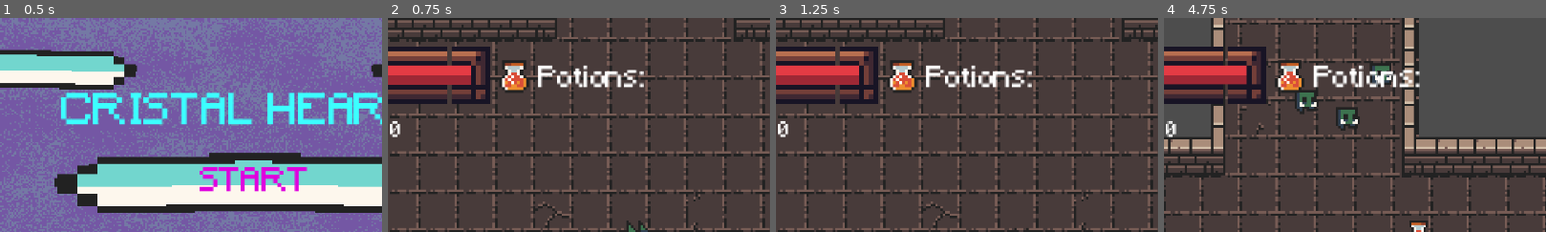
Above: before the commit, frames 1-4 (left to right).
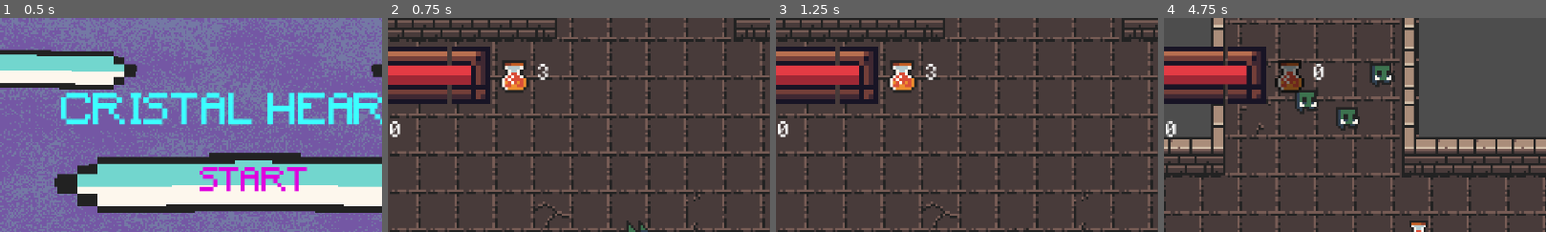
Above: after the commit, the same moments.

Repository: yoltzinbur/prueba-roguelike
Game: Godot game, scene res://Utilities/UI/MainMenu/MainMenu.tscn
Same seed, same stepped clock (60 frames per second), same inputs: the game is played once before the commit and once after it.
Inputs (mouse positions are % of the whole screen's width and height, from its top left):
- Up to frame 1 (0.5 s): no input
- Up to frame 2 (0.75 s): click "START" at 0.5 s
- Up to frame 3 (1.25 s): no input
- Up to frame 4 (4.75 s): tap Enter (enter) at 1.25, 1.35, 2.3, 3.6 s; move the mouse to (72, 45) at 1.27 s; hold D (right) 1.28-2.03 s; tap R (heal) at 1.55, 2.1, 3.05, 4.35 s; move the mouse to (30, 55) at 2.02 s; hold S (down) 2.03-2.78 s; move the mouse to (60, 28) at 2.77 s; hold D (right) 2.78-3.53 s; click (60, 28) at 2.85 s; move the mouse to (45, 70) at 3.52 s; hold W (up) 3.53-4.28 s; move the mouse to (80, 65) at 4.27 s; hold A (left) from 4.28 s (still down)
The pictures show only the part of the screen within x 17-67%, y 0-50%; the shares and areas given below are measured in that part.

Frame 1 is identical in both runs. In frame 2, 1.5% of the frame differs, in the area x 39-67%, y 21-33%; in frame 3, 1.5%; in frame 4, 2.1%, in the area x 29-67%, y 20-34%.

Commit message:
No sé qué tanto se hizo pero funciona, jajajajaj, luego se analiza/optimiza/refactoriza'

Diff:
--- a/Common/StateMachine/States/heal.gd
+++ b/Common/StateMachine/States/heal.gd
@@ -1,14 +1,19 @@
 extends State
 
-var healt_component: HealthComponent
+var health_component: HealthComponent
 
 func enter(args := {}):
-	healt_component = target.get_node("HealthComponent")
+	health_component = target.get_node("HealthComponent")
 
-	anim.play("heal")
+	# 1. Verificar si el jugador tiene pociones disponibles (flasks)
+	if health_component and health_component.flasks > 0:
+		# 2. Restar una poción
+		health_component.flasks -= 1
 
-	healt_component.heal(15)
-	print(healt_component.current_health)
+		# 3. Reproducir animación y curar
+		anim.play("heal")
+		health_component.heal(20)
 
+	# Esperar a que termine la acción y regresar a Idle
 	await get_tree().create_timer(0.5).timeout
 	emit_signal("transitioned", self, "Idle", {})
--- a/Entities/Player/Player.tscn
+++ b/Entities/Player/Player.tscn
@@ -204,7 +204,6 @@
 [node name="HealthComponent" type="Node" parent="." unique_id=203472699 node_paths=PackedStringArray("animatedSprite")]
 script = ExtResource("12_laxle")
 MAX_HEALTH = 50
-stamina = 50
 animatedSprite = NodePath("../AnimatedSprite2D")
 metadata/_custom_type_script = "uid://b35nh43yww5xt"
 
--- a/Entities/Scripts/Character/Nodes/health_component.gd
+++ b/Entities/Scripts/Character/Nodes/health_component.gd
@@ -8,7 +8,7 @@
 var damageAudio: AudioStreamPlayer
 
 @export var MAX_HEALTH: int
-@export var stamina: int
+@export var flasks: int = 3
 @export var animatedSprite: AnimatedSprite2D
 
 @onready var current_health := MAX_HEALTH:
--- a/Utilities/UI/PotionsCount/PotionsCount.tscn
+++ b/Utilities/UI/PotionsCount/PotionsCount.tscn
@@ -1,11 +1,12 @@
 [gd_scene format=3 uid="uid://l4io17s6eb5v"]
 
+[ext_resource type="Script" uid="uid://c8hliwnbnjela" path="res://Utilities/UI/PotionsCount/potions_count.gd" id="1_5lrv2"]
 [ext_resource type="Texture2D" uid="uid://6hv4q0cvm4g1" path="res://Utilities/UI/PotionsCount/Art/flask_big_red.png" id="1_46aew"]
 [ext_resource type="FontFile" uid="uid://c3gfiwcm2yoxw" path="res://Assets/Fonts/Minecraft.ttf" id="2_4iriq"]
 
 [sub_resource type="LabelSettings" id="LabelSettings_46aew"]
 font = ExtResource("2_4iriq")
-font_size = 12
+font_size = 8
 
 [node name="PotionsCount" type="Control" unique_id=1959845641]
 layout_mode = 3
@@ -16,20 +17,21 @@
 offset_bottom = -230.0
 grow_horizontal = 2
 grow_vertical = 2
+script = ExtResource("1_5lrv2")
 metadata/_edit_vertical_guides_ = [20.0]
 metadata/_edit_horizontal_guides_ = [20.0]
+metadata/_edit_group_ = true
 
-[node name="TextureRect" type="TextureRect" parent="." unique_id=733826705]
+[node name="PotionIcon" type="TextureRect" parent="." unique_id=733826705]
 layout_mode = 0
 offset_right = 20.0
 offset_bottom = 20.0
 texture = ExtResource("1_46aew")
 
-[node name="Label" type="Label" parent="." unique_id=233695108]
+[node name="PotionLabel" type="Label" parent="." unique_id=233695108]
 layout_mode = 0
 offset_left = 20.0
 offset_top = 6.0
 offset_right = 65.0
 offset_bottom = 18.0
-text = "Potions:"
 label_settings = SubResource("LabelSettings_46aew")
--- a/potions_count.gd
+++ b/Utilities/UI/PotionsCount/potions_count.gd
@@ -14,7 +14,7 @@
 		# Conectar a señales del componente de salud si existe
 		if player.has_node("HealthComponent"):
 			var health_component = player.get_node("HealthComponent")
-			health_component.connect("health_changed", self, "_on_health_changed")
+			health_component.health_changed.connect(_on_health_changed)
 
 	update_ui()
 
@@ -28,12 +28,12 @@
 	# Actualizar la interfaz con el número actual de pociones
 	if potion_label and player and player.has_node("HealthComponent"):
 		var health_component = player.get_node("HealthComponent")
-		potion_label.text = str(health_component.stamina)
+		potion_label.text = str(health_component.flasks)
 
 	# Cambiar el icono según la cantidad
 	if player and player.has_node("HealthComponent"):
 		var health_component = player.get_node("HealthComponent")
-		if health_component.stamina <= 0:
+		if health_component.flasks <= 0:
 			potion_icon.modulate = Color(0.5, 0.5, 0.5)  # Gris cuando no hay pociones
 		else:
 			potion_icon.modulate = Color.WHITE
@@ -43,33 +43,17 @@
 	# el contador de pociones cuando se usa una poción
 	update_ui()
 
-func use_potion() -> bool:
-	if player and player.has_node("HealthComponent"):
-		var health_component = player.get_node("HealthComponent")
-
-		if health_component.stamina > 0:
-			# Usar una poción (reducir contador)
-			health_component.stamina -= 1
-
-			# Curar al jugador (usando el método heal del componente de salud)
-			health_component.heal(20)
-
-			update_ui()
-			return true
-
-	return false
-
 func add_potion(amount: int = 1) -> void:
 	if player and player.has_node("HealthComponent"):
 		var health_component = player.get_node("HealthComponent")
-		health_component.stamina += amount
-		health_component.stamina = clampi(health_component.stamina, 0, 5)
+		health_component.flasks += amount
+		health_component.flasks = clampi(health_component.flasks, 0, 5)
 
 	update_ui()
 
 func set_max_potions(value: int) -> void:
 	if player and player.has_node("HealthComponent"):
 		var health_component = player.get_node("HealthComponent")
-		health_component.stamina = clampi(health_component.stamina, 0, value)
+		health_component.flasks = clampi(health_component.flasks, 0, value)
 
 	update_ui()
Not shown, added: Utilities/UI/PotionsCount/potions_count.gd.uid
Not shown, added: export_presets.cfg
